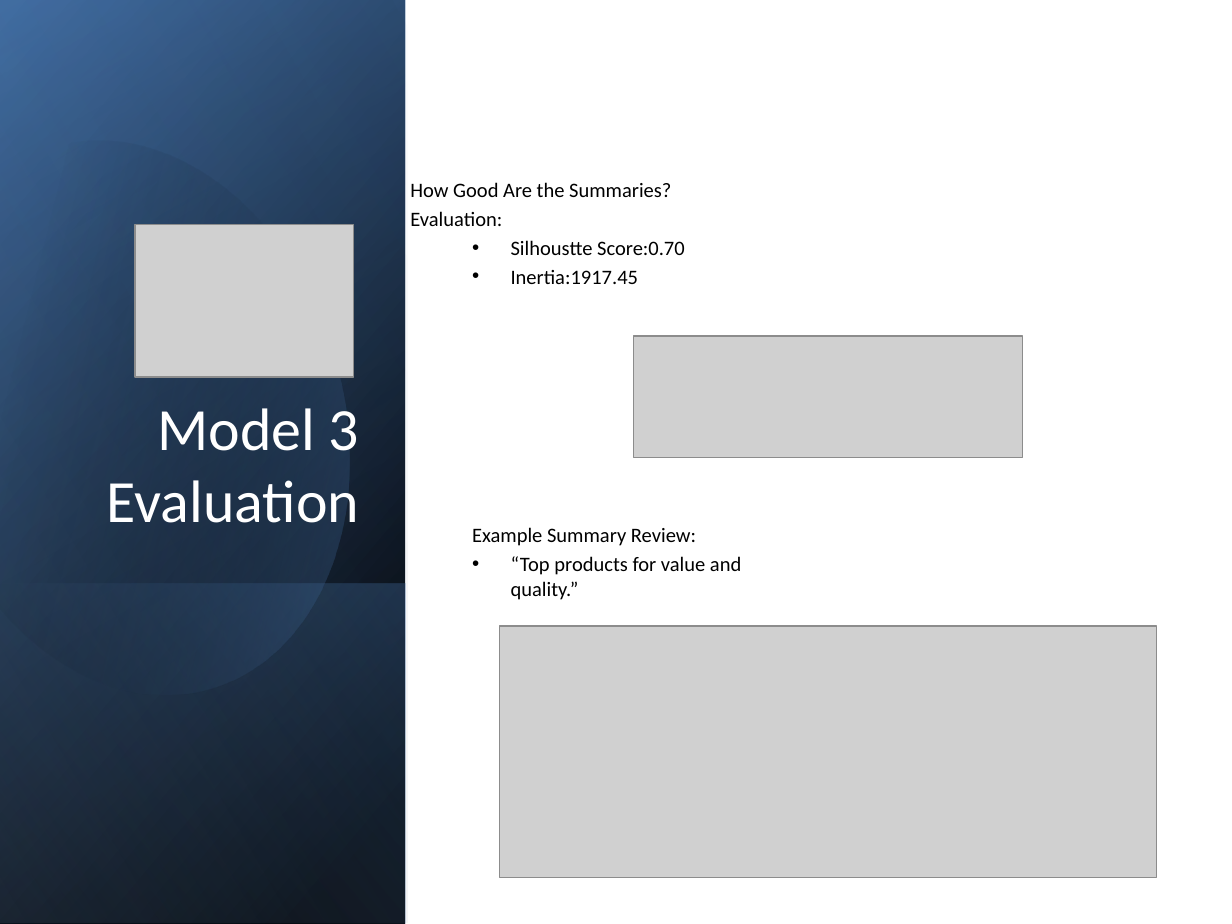
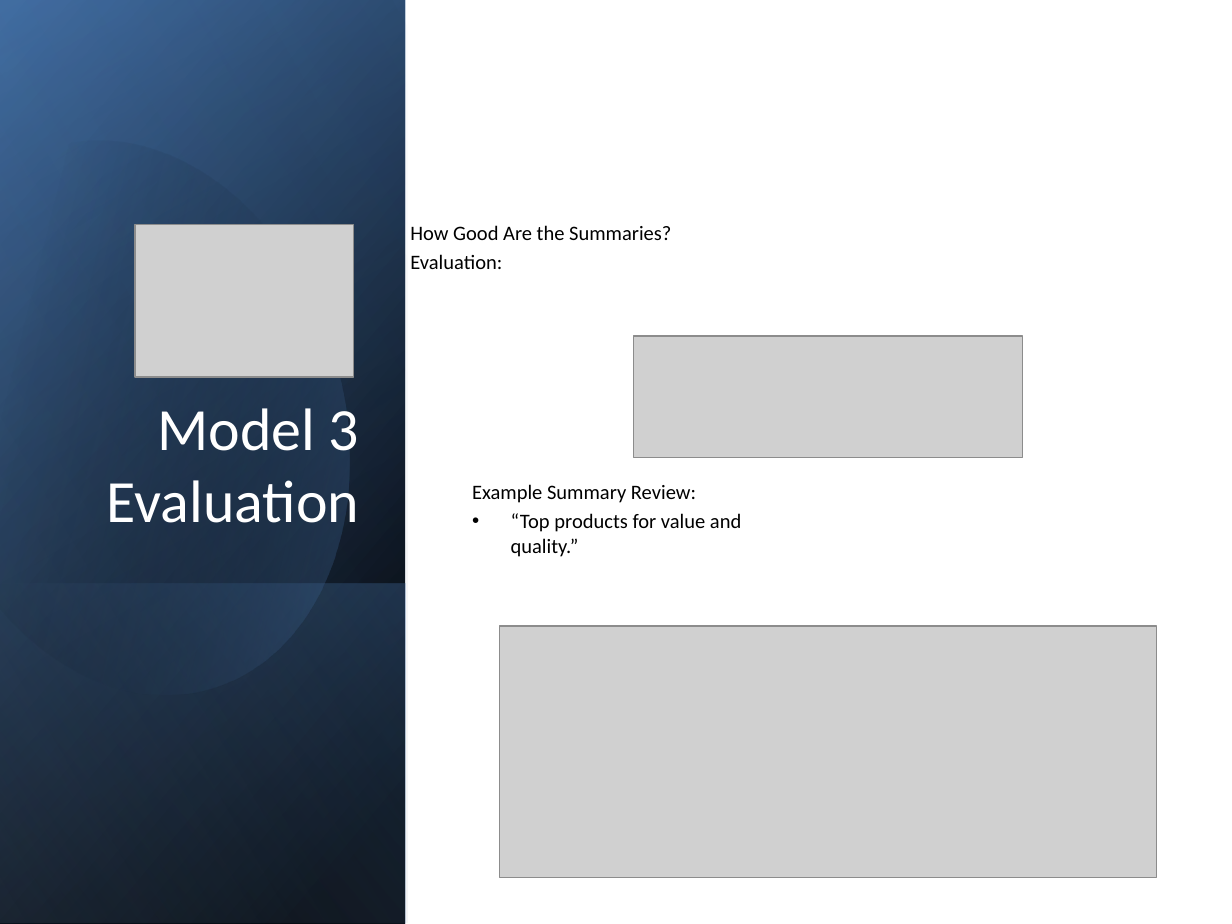
Before and after one commit to mehakhafeez/NLPprojectweek6, a slide deck: slide 13 of NLPProject3.pptx. Drawn at 1232x924 pixels with LibreOffice and Linux fonts; fonts in the diff are those of the drawing; grey boxes stand for pictures. Boxes give left, top, right and bottom in pixels: in the first picture for what was removed or moved away, otherwise in the second. Text is boxed around its words. In the diff, an @@ line names an element or a change of style, - is before the commit and + after.

```diff
--- a/NLPProject3.pptx
+++ b/NLPProject3.pptx
@@ text at (511, 240, 685, 284): paragraphs removed @@
-  • Silhoustte Score:0.70
-  • Inertia:1917.45
```
Also in this commit, not shown: 1 other slide changed, 1 other file.
